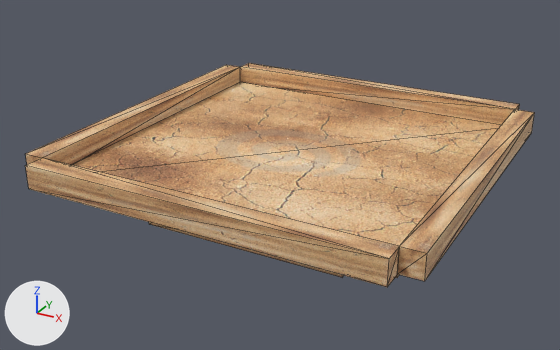
The COLLADA model BasicEngine/BasicEngine/Data/Circuitos/Basico02/CircuitoBasico02.DAE: old version first, new version second.
The view is the same before and after, from a 50 mm lens placed at (0.484, -0.937, 0.425), pointed at (-0.02, -0.021, -0.033). Lighting does not change. The marker at lower left points along +X, +Y and +Z. Mesh edges are drawn as thin lines. Where no turn or scale is listed for an object, it has been applied to the vertices.

Names of what the first picture shows: 'Box_Lateral_003', 'Box_Lateral_004', 'Box_Lateral_005', 'Box_Lateral_01', 'Box_Lateral_02', 'Box_Suelo'.
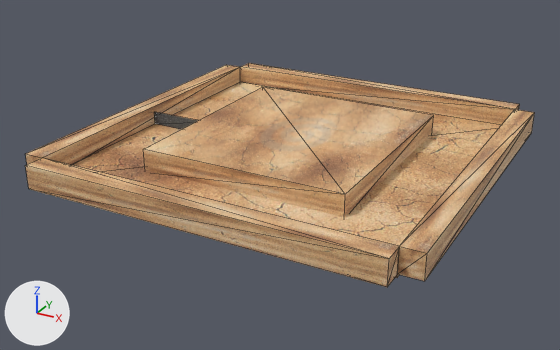
Changed parts and their boxes (x1, y1, x2, y2) in the pictures (560 x 350 px):
'Box_Lateral_005', moved: before (149, 222, 344, 277); after (143, 87, 434, 217)
'Mesh_Rampa01', added: after (154, 112, 199, 129)
'Box_Suelo', unchanged, covered by the edit: (71, 82, 501, 278) in both

The edits, one by one:
Picture 'asfalto.jpg' (img_asfalto_jpg) is new.
Material 'MatRampa' (mat_matrampa) is new.
Its texture is img_asfalto_jpg.
Its roughness is 0.64.
Mesh me_mesh_rampa01 is new.
It has 6 vertices, 8 faces and spans x -0.0497..0.0497, y -0.01..0.01, z 0.0..0.02.
It uses material mat_matrampa (picture img_asfalto_jpg).
Object 'Box_Lateral_005' (ob_box_lateral_005) moves from (0.0, -0.008, -0.079) to (0.0, -0.008, 0.002).
Object 'Mesh_Rampa01' (ob_mesh_rampa01) is new; it shows me_mesh_rampa01.
Its location is (-0.199, -0.005, 0.005).
